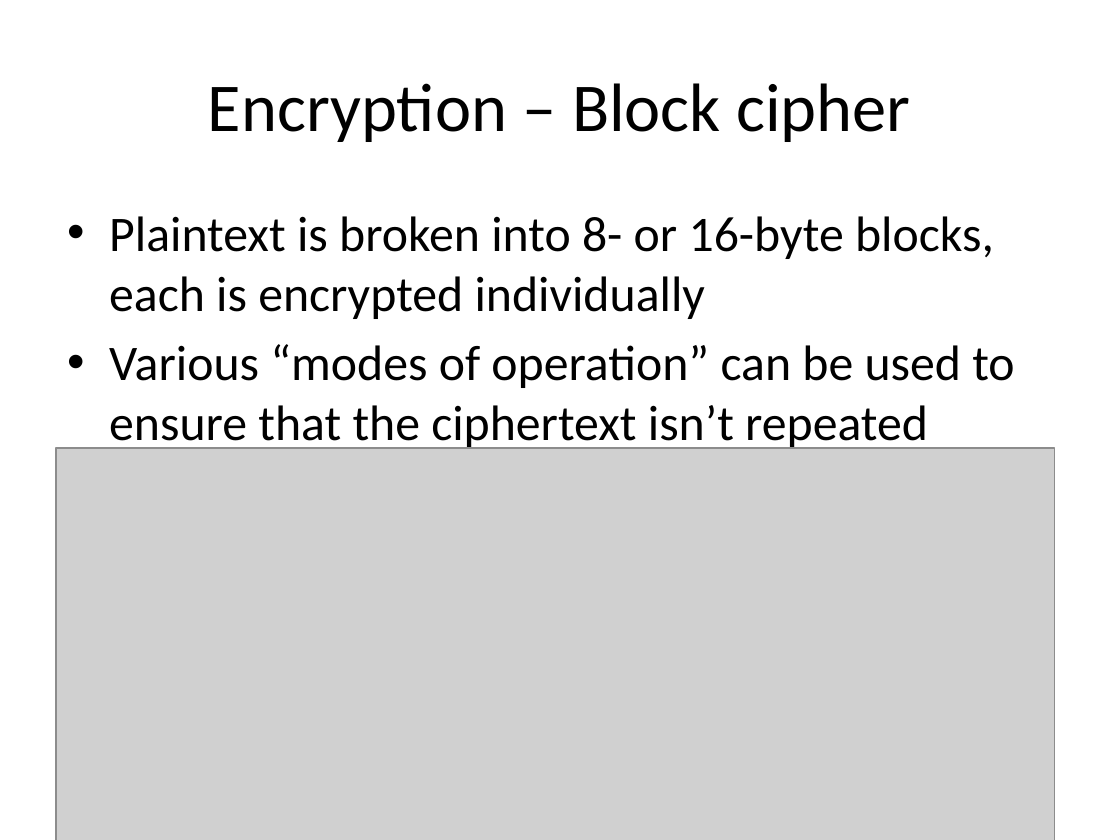
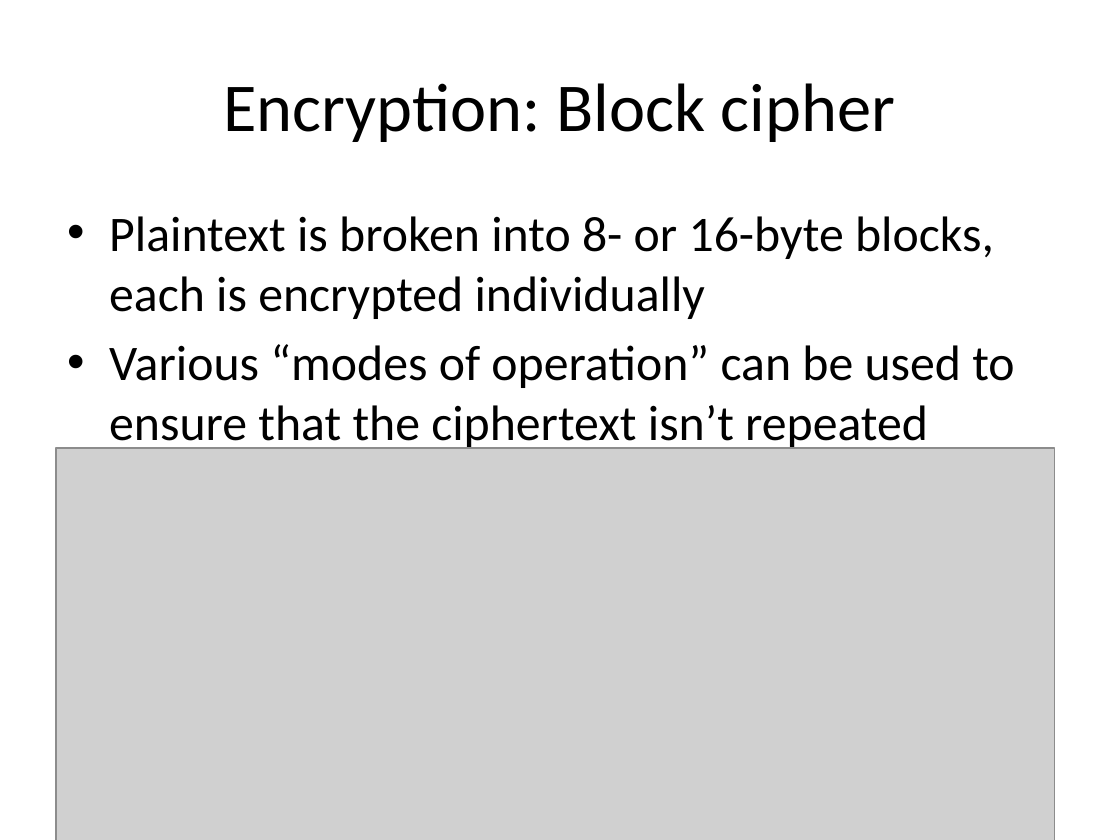
Before and after one commit to iagox86/2013-02-Shmoocon-talk, a slide deck: slide 21 of Shmoocon.pptx. Drawn at 1120x840 pixels with LibreOffice and Linux fonts; fonts in the diff are those of the drawing; grey boxes stand for pictures. Boxes give left, top, right and bottom in pixels: in the first picture for what was removed or moved away, otherwise in the second. Text is boxed around its words. In the diff, an @@ line names an element or a change of style, - is before the commit and + after.

```diff
--- a/Shmoocon.pptx
+++ b/Shmoocon.pptx
@@ title at (224,83,895,142): text changed @@
-Encryption – Block cipher
+Encryption: Block cipher
```
Also in this commit, not shown: 6 other slides changed, 18 slides added, 6 other files.
